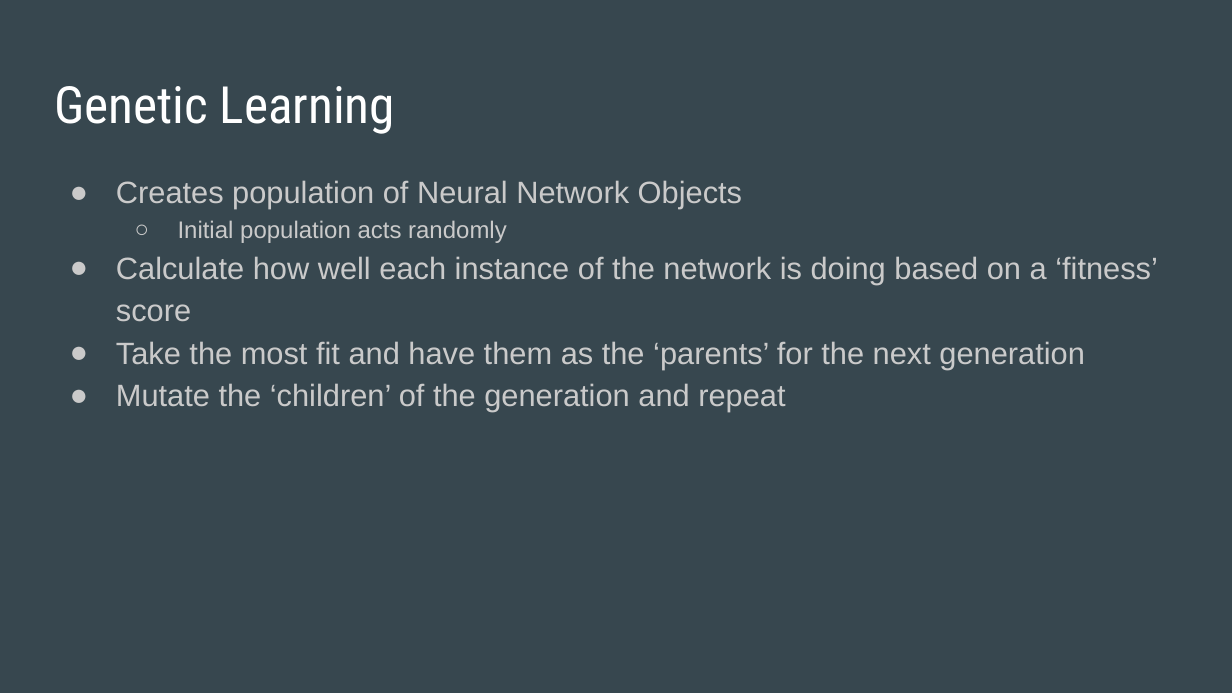
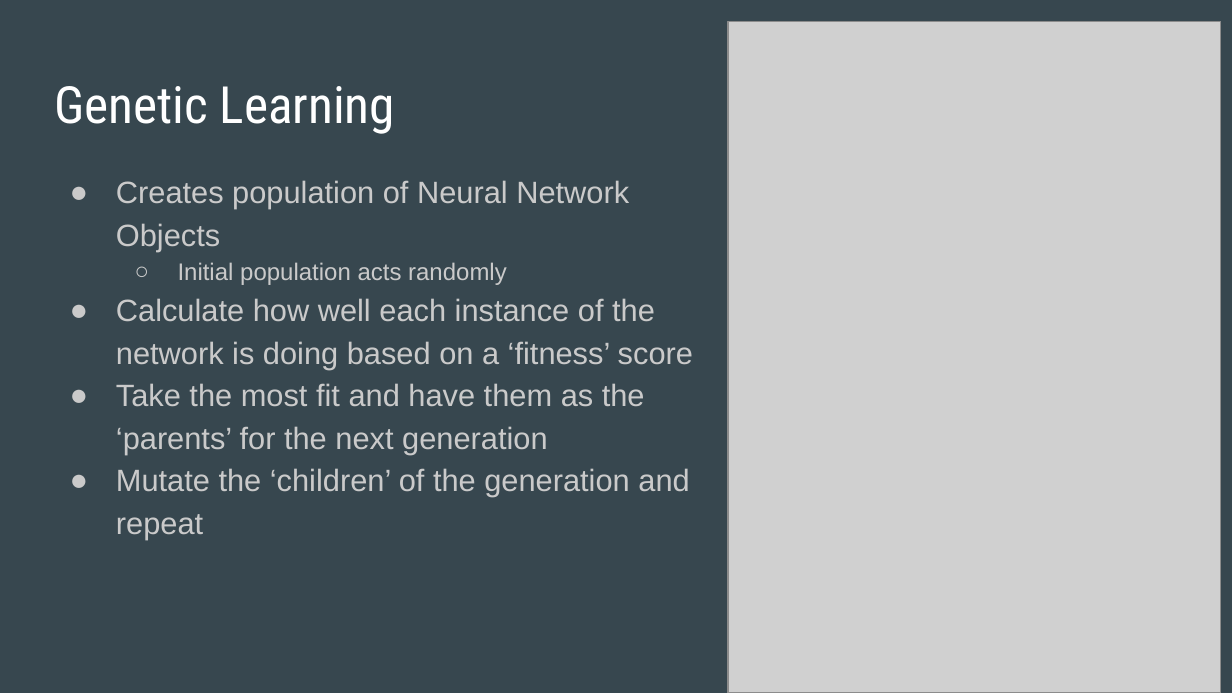
Before and after one commit to codbellamy/Directed-Study, a slide deck: slide 11 of Neural Networks/Neural Nets and AI Midterm Presentation.pptx (slide 12 before the commit). Drawn at 1232x693 pixels with LibreOffice and Linux fonts; fonts in the diff are those of the drawing; grey boxes stand for pictures. Boxes give left, top, right and bottom in pixels: in the first picture for what was removed or moved away, otherwise in the second. Text is boxed around its words. In the diff, an @@ line names an element or a change of style, - is before the commit and + after.

```diff
--- a/Neural Networks/Neural Nets and AI Midterm Presentation.pptx
+++ b/Neural Networks/Neural Nets and AI Midterm Presentation.pptx
@@ picture added at (728, 21, 1221, 692) @@
@@ text "Creates population of Neural Network ..." rewrapped from (116, 180, 1158, 412) to (116, 180, 693, 539) @@
```
Also in this commit, not shown: 2 other slides changed, 2 slides added, 1 slide removed.
